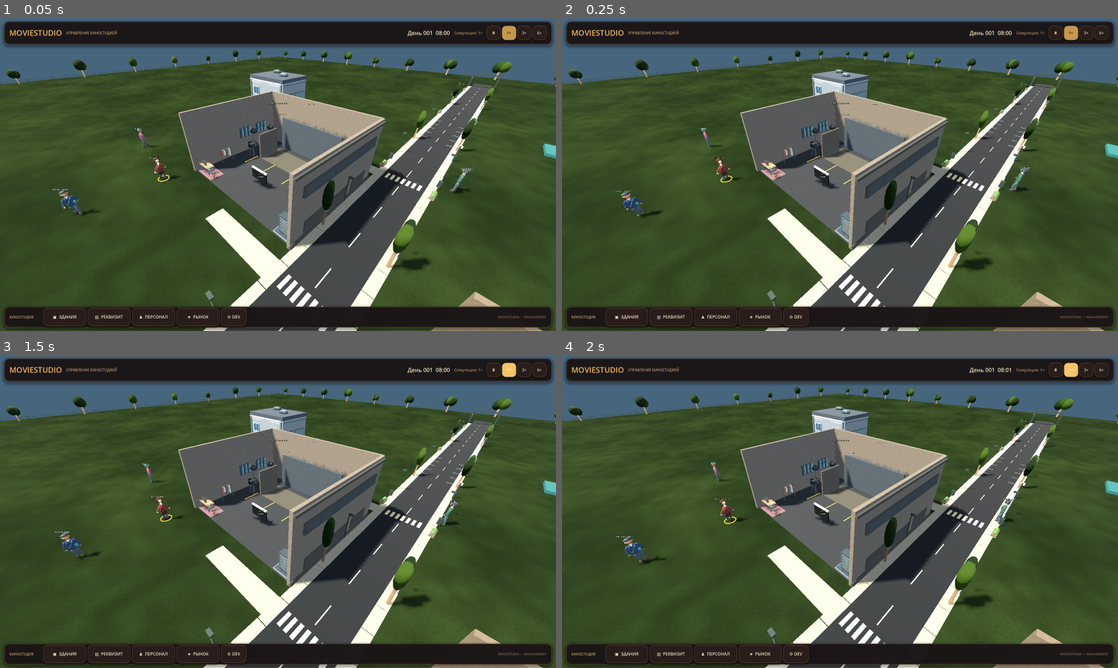
Above: before the commit, frames 1-4 (two rows, left to right).
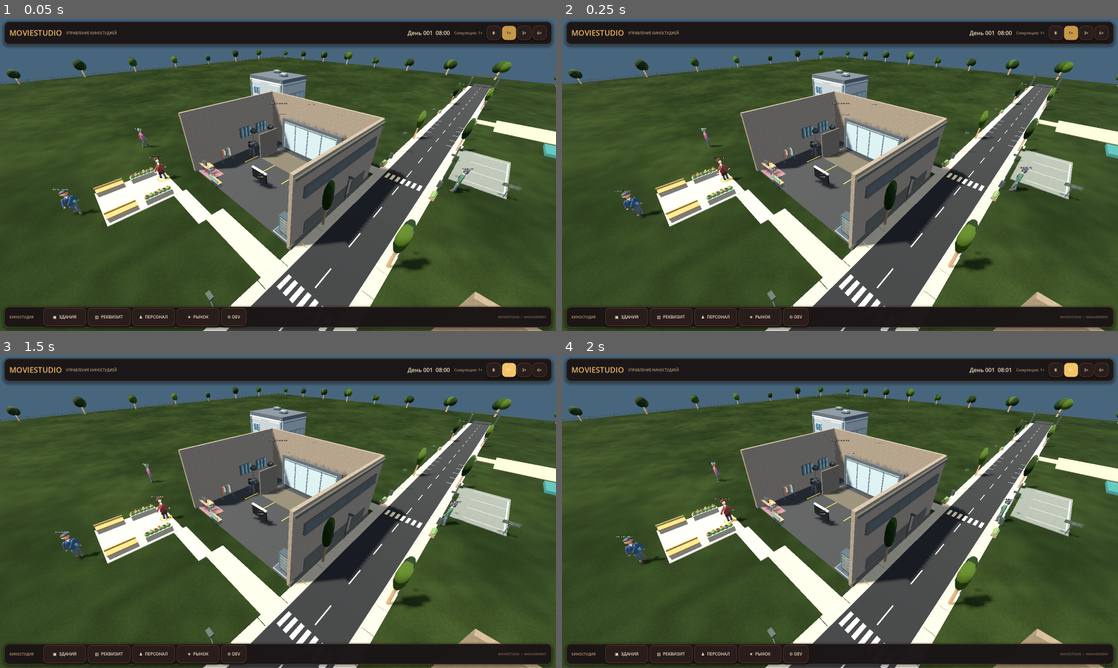
Above: after the commit, the same moments.

Repository: Teft3lb/MovieStudio
Game: Godot game, scene res://scenes/main.tscn
Two runs of this game, one before a commit and one after it. Both use one fixed random seed, a clock stepped at 60 frames per second and the inputs below.
Inputs:
- Up to frame 1 (0.05 s): no input
- Up to frame 2 (0.25 s): no input
- Up to frame 3 (1.5 s): click "Ⅱ" at 0.5 s; click "1×" at 1.25 s
- Up to frame 4 (2 s): no input

The runs differ from the first frame. In frame 1, 4.8% of the frame differs, in the area x 16-100%, y 21-100%; in frame 2, 4.8%; in frame 3, 4.8%; in frame 4, 4.8%.

Commit message:
Dress the backlot, sound stages and broadcast sets

Diff:
--- a/scenes/main.tscn
+++ b/scenes/main.tscn
@@ -26,7 +26,7 @@
 background_mode = 1
 background_color = Color(0.28, 0.40, 0.49, 1)
 ambient_light_source = 2
-ambient_light_color = Color(0.84, 0.91, 1, 1)
+ambient_light_color = Color(0.89, 0.93, 1, 1)
 ambient_light_energy = 0.49
 tonemap_mode = 2
 tonemap_exposure = 0.96
@@ -57,13 +57,15 @@
 [node name="PortraitFill" type="DirectionalLight3D" parent="."]
 rotation = Vector3(-0.43, 2.27, 0)
 light_color = Color(0.83, 0.91, 1, 1)
-light_energy = 0.24
+light_energy = 0.27
 
 [node name="Ground" type="MeshInstance3D" parent="."]
+cast_shadow = 0
 mesh = SubResource("PlaneMesh_ground")
 material_override = SubResource("Material_ground")
 
 [node name="AccessRoad" type="MeshInstance3D" parent="."]
+cast_shadow = 0
 position = Vector3(10, 0.02, 0)
 mesh = SubResource("BoxMesh_road")
 material_override = SubResource("Material_road")
--- a/scripts/presentation/studio/studio_architecture.gd
+++ b/scripts/presentation/studio/studio_architecture.gd
@@ -88,6 +88,28 @@
 			trim.append([at + Vector3(side * pane.size.x * .5, 0, 0), Vector3(.095, pane.size.y + .14, .055)])
 			trim.append([at + Vector3(0, side * pane.size.y * .5, 0), Vector3(pane.size.x + .09, .078, .065)])
 		trim.append([at, Vector3(.061, pane.size.y, .052)])
+	match type:
+		"cafeteria", "studio_lounge":
+			masonry.append([Vector3(0, lintel + .042, overhang + .014), Vector3(canopy + .045, .19, .074)])
+			for index in range(7):
+				var x: float = (index - 3) * canopy / 7.3
+				trim.append([Vector3(x, lintel + .042, overhang + .055), Vector3(canopy / 17.0, .18, .027)])
+		"costume_wardrobe", "film_promotion":
+			for side in [-1, 1]:
+				var x: float = side * (door * .5 + (span - door) * .29)
+				masonry.append([Vector3(x, 2.28, .172), Vector3(1.08, 2.38, .10)])
+				trim.append([Vector3(x, 2.28, .231), Vector3(.81, 2.08, .065)])
+				trim.append([Vector3(x, 1.21, .256), Vector3(1.10, .092, .125)])
+		"tv_studio":
+			for side in [-1, 1]:
+				for fin in range(3):
+					var x: float = side * (span * .38 + fin * .31)
+					trim.append([Vector3(x, height * .58, .195), Vector3(.10, height * .56, .135)])
+		"staff_housing", "star_bungalow":
+			for side in [-1, 1]:
+				var x: float = side * span * .42
+				trim.append([Vector3(x, 1.39, .245), Vector3(.51, .080, .23)])
+				trim.append([Vector3(x, 2.40, .225), Vector3(.64, .073, .21)])
 	var result := ArrayMesh.new()
 	_append(result, masonry, PALETTE.finish(profile[0], "concrete"))
 	_append(result, trim, PALETTE.finish(profile[1], "metal" if industrial else "paint"))
@@ -140,6 +162,9 @@
 					Vector3(.056, .048, length * .84)])
 	elif type in ["cafeteria", "studio_lounge"]:
 		housings.append([Vector3(0, height + .13, -footprint.y * .12), Vector3(footprint.x * .46, .24, 1.05)])
+	elif type in ["staff_housing", "star_bungalow"]:
+		housings.append([Vector3(-footprint.x * .25, height + .45, -.41), Vector3(.57, .93, .64)])
+		supports.append([Vector3(-footprint.x * .25, height + .95, -.41), Vector3(.71, .10, .77)])
 	var result := ArrayMesh.new()
 	_append(result, supports, PALETTE.finish(profile[0].darkened(.25), "metal"))
 	_append(result, housings, PALETTE.finish(profile[2].lightened(.18), "metal"))
--- a/scripts/presentation/studio/studio_backlot.gd
+++ b/scripts/presentation/studio/studio_backlot.gd
@@ -1,6 +1,10 @@
 extends Node3D
 
 const PALETTE = preload("res://scripts/presentation/studio/studio_surface_palette.gd")
+const RULES = preload("res://scripts/domain/studio/studio_building_placement_rules.gd")
+const FURNITURE = preload("res://scripts/presentation/studio/studio_office_furniture.gd")
+
+var _sites: Array[Node3D] = []
 
 
 func _ready() -> void:
@@ -16,6 +20,7 @@
 	var crowns: Array[Transform3D] = []
 	for side in [-1, 1]:
 		var edge: float = 10.0 + side * 2.39
+		pavers.append(_piece(Vector3(edge - side * .40, .042, 0), Vector3(.12, .105, 137.8)))
 		for tile in range(69):
 			pavers.append(_piece(Vector3(edge, .035, tile * 2.0 - 68.0), Vector3(.77, .07, 1.94)))
 		for pole in range(11):
@@ -103,6 +108,110 @@
 	signboard.outline_size = 2
 	signboard.modulate = Color("#f3ddae")
 	add_child(signboard)
+	_build_yards(cube, foliage)
+	var manager := get_node_or_null("../StudioBuildingManager") as StudioBuildingManager
+	if manager != null:
+		manager.buildings_changed.connect(_update_yards.bind(manager))
+		_update_yards.call_deferred(manager)
+
+
+func _build_yards(cube: Mesh, foliage: Mesh) -> void:
+	var courtyard := _site("CrewCourtyard", Rect2(-10, 8.5, 5.6, 6.2))
+	_batch("CourtyardPaving", cube, [
+		_piece(Vector3(-7.2, .032, 11.55), Vector3(5.6, .056, 6.1)),
+		_piece(Vector3(-2.03, .027, 8.76), Vector3(4.91, .053, 1.24)),
+	], PALETTE.finish(Color("#b39d80"), "concrete"), false).reparent(courtyard, false)
+	var beds: Array[Transform3D] = []
+	var boards: Array[Transform3D] = []
+	var leaves: Array[Transform3D] = []
+	var flowers: Array[Transform3D] = []
+	for x in [-9.36, -5.00]:
+		beds.append(_piece(Vector3(x, .30, 10.40), Vector3(.62, .60, 2.31)))
+		beds.append(_piece(Vector3(x, .245, 13.29), Vector3(.64, .49, 2.20)))
+		boards.append(_piece(Vector3(x, .51, 13.29), Vector3(.73, .085, 2.24)))
+		boards.append(_piece(Vector3(x, .87, 13.29), Vector3(.13, .14, 2.24)))
+		for index in range(6):
+			var z := 9.50 + index * .36
+			leaves.append(_piece(Vector3(x, .69, z), Vector3(.52, .33 + .07 * (index % 2), .47)))
+			flowers.append(_piece(Vector3(x + .08 * (-1 if index % 2 == 0 else 1), .87, z), Vector3(.23, .18, .22)))
+	_batch("CourtyardMasonry", cube, beds, PALETTE.finish(Color("#8d8775"), "concrete"), false).reparent(courtyard, false)
+	_batch("CourtyardBenches", cube, boards, PALETTE.finish(Color("#a67448"), "wood"), false).reparent(courtyard, false)
+	_batch("CourtyardFoliage", foliage, leaves, PALETTE.finish(Color("#587449")), false).reparent(courtyard, false)
+	var planting := StandardMaterial3D.new()
+	planting.vertex_color_use_as_albedo = true
+	planting.roughness = .88
+	_batch("CourtyardBlooms", foliage, flowers, planting, false, [
+		Color("#dd9e60"), Color("#c87887"), Color("#dbc486"), Color("#be6886"),
+	]).reparent(courtyard, false)
+
+	var parking := _site("VisitorLayby", Rect2(13.18, -21, 4.50, 9.0))
+	_batch("LaybyPaving", cube, [
+		_piece(Vector3(15.4, .033, -16.5), Vector3(4.5, .061, 9)),
+		_piece(Vector3(12.78, .032, -19.35), Vector3(1.47, .061, 1.80)),
+	],
+		PALETTE.finish(Color("#5c625e"), "concrete"), false).reparent(parking, false)
+	var lines: Array[Transform3D] = []
+	for bay in range(4):
+		lines.append(_piece(Vector3(15.91, .07, -20.32 + bay * 2.50), Vector3(3.2, .012, .08)))
+	lines.append(_piece(Vector3(17.45, .07, -16.52), Vector3(.11, .013, 7.58)))
+	_batch("VisitorBayStripes", cube, lines, PALETTE.finish(Color("#e3c68e")), false).reparent(parking, false)
+	_add_sign(parking, "P · ГОСТИ", Vector3(17.39, 1.31, -12.12))
+
+	var cargo := _site("ServiceYard", Rect2(15.3, -38.2, 10.8, 6.6))
+	_batch("ServicePaving", cube, [
+		_piece(Vector3(20.7, .031, -34.90), Vector3(10.8, .059, 6.6)),
+		_piece(Vector3(13.70, .031, -35.30), Vector3(3.42, .058, 2.34)),
+	],
+		PALETTE.finish(Color("#837b6d"), "concrete"), false).reparent(cargo, false)
+	_batch("LoadingMarkings", cube, [
+		_piece(Vector3(19.05, .068, -33.06), Vector3(6.44, .014, .10)),
+		_piece(Vector3(19.05, .068, -36.86), Vector3(6.44, .014, .10)),
+		_piece(Vector3(22.22, .068, -34.96), Vector3(.10, .014, 3.77)),
+	], PALETTE.finish(Color("#efbb5d")), false).reparent(cargo, false)
+	FURNITURE.place(cargo, "PropStock", "CargoStaging", Vector3(24.24, .060, -36.87)).scale = Vector3.ONE * 1.29
+	FURNITURE.place(cargo, "FlightCaseCart", "CargoCart", Vector3(24.41, .060, -33.10)).rotation.y = -PI * .5
+	_batch("CargoBarriers", cube, [
+		_piece(Vector3(25.47, .54, -36.31), Vector3(.13, 1.08, .13)),
+		_piece(Vector3(25.47, .54, -34.48), Vector3(.13, 1.08, .13)),
+		_piece(Vector3(25.47, .72, -35.40), Vector3(.12, .19, 1.90)),
+	], PALETTE.finish(Color("#9d7547"), "metal")).reparent(cargo, false)
+	_add_sign(cargo, "ПОГРУЗКА", Vector3(24.73, 1.36, -32.06))
+
+
+func _site(label: String, area: Rect2) -> Node3D:
+	var site := Node3D.new()
+	site.name = label
+	site.set_meta("site_area", area)
+	add_child(site)
+	_sites.append(site)
+	return site
+
+
+func _add_sign(parent: Node3D, title: String, at: Vector3) -> void:
+	_batch("WayfindingPost", BoxMesh.new(), [
+		_piece(Vector3(at.x, at.y * .5, at.z), Vector3(.067, at.y, .068)),
+		_piece(at, Vector3(1.16, .29, .075)),
+	], PALETTE.finish(Color("#4d5b56"), "metal")).reparent(parent, false)
+	var signboard := Label3D.new()
+	signboard.text = title
+	signboard.position = at + Vector3(0, 0, .049)
+	signboard.font_size = 30
+	signboard.outline_size = 5
+	signboard.pixel_size = .006
+	signboard.modulate = Color("#ead0a0")
+	parent.add_child(signboard)
+
+
+func _update_yards(manager: StudioBuildingManager) -> void:
+	for site in _sites:
+		site.visible = true
+		var area: Rect2 = site.get_meta("site_area")
+		for data in manager.get_buildings():
+			var size := RULES.get_footprint(data.building_type_id, data.rotation_degrees, data.stage_size_tier)
+			var origin := Vector2(data.position.x, data.position.z) - size * .5
+			if area.intersects(Rect2(origin, size)):
+				site.hide()
+				break
 
 
 func _tree(at: Vector3, index: int, trunks: Array[Transform3D], crowns: Array[Transform3D]) -> void:
@@ -137,7 +246,7 @@
 func _batch(
 	label: String, mesh: Mesh, transforms: Array[Transform3D], material: Material,
 	shadows: bool = true, colors: Array = []
-) -> void:
+) -> MultiMeshInstance3D:
 	var instances := MultiMesh.new()
 	instances.transform_format = MultiMesh.TRANSFORM_3D
 	instances.use_colors = not colors.is_empty()
@@ -155,3 +264,4 @@
 	if not shadows:
 		node.cast_shadow = GeometryInstance3D.SHADOW_CASTING_SETTING_OFF
 	add_child(node)
+	return node
--- a/scripts/presentation/studio/studio_building_visual_factory.gd
+++ b/scripts/presentation/studio/studio_building_visual_factory.gd
@@ -23,6 +23,7 @@
 	instance.name = node_name
 	instance.mesh = mesh
 	instance.position.y = 0.02
+	instance.cast_shadow = GeometryInstance3D.SHADOW_CASTING_SETTING_OFF
 	var hard_floor := node_name.contains("Stage") or node_name.contains("Warehouse") or node_name.contains("Editing")
 	instance.material_override = PALETTE.finish(color, "concrete" if hard_floor else "wood")
 	interior_root.add_child(instance)
--- a/scripts/presentation/studio/studio_facility_visual_builder.gd
+++ b/scripts/presentation/studio/studio_facility_visual_builder.gd
@@ -124,6 +124,7 @@
 		FURNITURE.place(_interior_root, "OfficeChair", "CampaignSeat_%d" % side, Vector3(x, 0, -1.75))
 	FURNITURE.place(_interior_root, "PrintStation", "CampaignPlotter", Vector3(4.58, 0, -3.40)).rotation.y = -PI * .5
 	FURNITURE.place(_interior_root, "ServiceCredenza", "CampaignMockupArchive", Vector3(-4.79, 0, -1.65)).rotation.y = PI * .5
+	FURNITURE.place(_interior_root, "ScriptFolio", "CampaignProofs", Vector3(-4.79, .90, -1.37)).rotation.y = PI * .39
 	FURNITURE.place(_get_wall_group("left"), "StoryBoard", "CampaignPlan", Vector3(-5.72, 1.90, 1.45)).rotation.y = PI * .5
 
 
@@ -211,6 +212,7 @@
 		FURNITURE.place(_get_wall_group("back"), "WallSconce", "WardrobeSconce_%d" % side,
 			Vector3(side * 1.58, 2.62, -depth * .5 + .23))
 	FURNITURE.place(_interior_root, "ServiceCredenza", "WardrobeTextileTable", Vector3(2.92, 0, .14)).rotation.y = -PI * .5
+	FURNITURE.place(_interior_root, "WardrobeNotions", "WardrobeSwatches", Vector3(2.92, .90, .08)).rotation.y = -PI * .5
 	FURNITURE.floor_zone(_interior_root, "TechnicalInset", "WardrobeSewingMat", Vector2(-2.74, -.42), Vector2(2.10, 1.67))
 	_wardrobe_inventory_root = Node3D.new()
 	_wardrobe_inventory_root.name = "WardrobeInventory"
@@ -647,6 +649,8 @@
 	FURNITURE.place(_interior_root, "WaterCooler", "LoungeWaterCooler", Vector3(3.0, 0, -4.45))
 	FURNITURE.place(_interior_root, "CupService", "LoungeCupService", Vector3(-0.67, 1.12, -4.34))
 	FURNITURE.place(_interior_root, "ServiceCredenza", "LoungeRefreshmentStorage", Vector3(4.53, 0, -4.63))
+	FURNITURE.place(_interior_root, "CanteenTray", "LoungeSnackTray", Vector3(4.31, .90, -4.58))
+	FURNITURE.place(_interior_root, "ScriptFolio", "LoungeReadingFolio", Vector3(.46, .65, .34)).rotation.y = -.32
 	FURNITURE.place(_get_wall_group("back"), "StoryboardFrames", "LoungeFilmStills", Vector3(0, 2.20, -depth * 0.5 + 0.23))
 	FURNITURE.place(_get_wall_group("back"), "WallClock", "LoungeClock", Vector3(2.2, 2.5, -depth * 0.5 + 0.22))
 	for side in [-1, 1]:
@@ -763,6 +767,8 @@
 		var end_x: float = side * (width * 0.5 - 1.45)
 		FURNITURE.place(_interior_root, "ClubTable", "CafeteriaBreakTable_%d" % side,
 			Vector3(end_x, 0, 3.94))
+		FURNITURE.place(_interior_root, "CanteenTray", "CafeteriaBreakTray_%d" % side,
+			Vector3(end_x - .42, .65, 4.15)).rotation.y = side * .25
 		FURNITURE.place(_interior_root, "ClubChair", "CafeteriaBreakChair_%d" % side,
 			Vector3(end_x, 0, 2.94))
 
--- a/scripts/presentation/studio/studio_office_furniture.gd
+++ b/scripts/presentation/studio/studio_office_furniture.gd
@@ -5,22 +5,28 @@
 	"CableRun", "StoryBoard", "TaskLamp", "PreviewWall", "ServingLine", "WallClock", "CupService",
 	"DiningInset", "RestInset", "TechnicalInset", "StoryboardFrames", "CafeMenu", "WallSconce",
 	"AcousticBaffles", "StudioSpeaker",
+	"ScriptFolio", "WardrobeNotions", "CanteenTray", "FoleyReels", "StageReadinessBoard",
+	"OfficeKeyboard", "AudioMixer",
 ]
 
 static var _meshes: Dictionary[String, Mesh] = {}
 
 
-static func place(
-	parent: Node3D, asset: String, node_name: String, location: Vector3, blocks_passage: bool = false
-) -> MeshInstance3D:
+static func _get_mesh(asset: String) -> Mesh:
 	if _meshes.is_empty():
 		var library := LIBRARY.instantiate()
 		for part in library.find_children("*", "MeshInstance3D", true, false):
 			_meshes[part.name] = part.mesh
 		library.free()
+	return _meshes[asset]
+
+
+static func place(
+	parent: Node3D, asset: String, node_name: String, location: Vector3, blocks_passage: bool = false
+) -> MeshInstance3D:
 	var piece := MeshInstance3D.new()
 	piece.name = node_name
-	piece.mesh = _meshes[asset]
+	piece.mesh = _get_mesh(asset)
 	piece.position = location
 	if asset in SMALL_DETAILS:
 		piece.cast_shadow = GeometryInstance3D.SHADOW_CASTING_SETTING_OFF
@@ -30,6 +36,24 @@
 	return piece
 
 
+static func place_batch(
+	parent: Node3D, asset: String, node_name: String, transforms: Array[Transform3D], visible_distance: float = 0
+) -> void:
+	var batch := MultiMesh.new()
+	batch.transform_format = MultiMesh.TRANSFORM_3D
+	batch.mesh = _get_mesh(asset)
+	batch.instance_count = transforms.size()
+	for index in transforms.size():
+		batch.set_instance_transform(index, transforms[index])
+	var piece := MultiMeshInstance3D.new()
+	piece.name = node_name
+	piece.multimesh = batch
+	piece.cast_shadow = GeometryInstance3D.SHADOW_CASTING_SETTING_OFF
+	piece.visibility_range_end = visible_distance
+	piece.visibility_range_end_margin = 2.0
+	parent.add_child(piece)
+
+
 static func floor_zone(
 	parent: Node3D, asset: String, node_name: String, center: Vector2, size: Vector2
 ) -> void:
--- a/scripts/presentation/studio/studio_office_visual_builder.gd
+++ b/scripts/presentation/studio/studio_office_visual_builder.gd
@@ -109,6 +109,7 @@
 	_build_editing_suite_interior(width, depth)
 
 func _build_editing_suite_interior(width: float, depth: float) -> void:
+	var reels: Array[Transform3D] = []
 	for slot_index in range(3):
 		var desk_x: float = float(slot_index - 1) * 3.0
 		var keyboard := Vector3(desk_x, 0.9, -0.17)
@@ -121,6 +122,8 @@
 		FURNITURE.place(_interior_root, "OfficeKeyboard", "EditingKeyboard_%d" % slot_index, keyboard)
 		FURNITURE.place(_interior_root, "AudioMixer", "AudioMixer_%d" % slot_index,
 			Vector3(desk_x + 0.77, 0.9, -0.31))
+		if slot_index != 0:
+			reels.append(Transform3D(Basis.IDENTITY, Vector3(desk_x - .71, .90, -.30)))
 		for side in [-1, 1]:
 			FURNITURE.place(_interior_root, "StudioSpeaker", "EditingSpeaker_%d_%d" % [slot_index, side],
 				Vector3(desk_x + side * 1.02, 0.9, -0.87))
@@ -128,6 +131,7 @@
 			FURNITURE.place(_interior_root, "TaskLamp", "EditingLamp_%d" % slot_index,
 				Vector3(desk_x - 0.91, 0.9, -0.68))
 		_add_workstation(slot_index, Vector3(desk_x, 0, 0.47), keyboard)
+	FURNITURE.place_batch(_interior_root, "FoleyReels", "EditingReels", reels, 38.0)
 
 	FURNITURE.place(_interior_root, "PreviewWall", "EditingReferenceDisplay",
 		Vector3(0.0, 2.25, -depth * 0.5 + 0.25))
@@ -221,6 +225,7 @@
 	_build_script_department_interior(width, depth)
 
 func _build_script_department_interior(width: float, depth: float) -> void:
+	var drafts: Array[Transform3D] = []
 	for slot_index in range(3):
 		var desk_x: float = float(slot_index - 1) * 2.35
 		var desk_name: String = "WriterDesk" if slot_index == 0 else "WriterDesk%d" % (slot_index + 1)
@@ -232,7 +237,11 @@
 		FURNITURE.place(_interior_root, "OfficeKeyboard", "WriterKeyboard_%d" % slot_index, keyboard)
 		FURNITURE.place(_interior_root, "TaskLamp", "WriterLamp_%d" % slot_index,
 			Vector3(desk_x - 0.63, 0.9, -1.13))
+		if slot_index != 1:
+			var heading := Basis(Vector3.UP, .16 * (slot_index - 1))
+			drafts.append(Transform3D(heading, Vector3(desk_x + .62, .90, -.71)))
 		_add_workstation(slot_index, Vector3(desk_x, 0, 0.04), keyboard)
+	FURNITURE.place_batch(_interior_root, "ScriptFolio", "WriterDrafts", drafts, 38.0)
 
 	FURNITURE.place(_interior_root, "ScriptLibrary", "Bookshelf",
 		Vector3(-width * 0.5 + 0.46, 0, -0.72)).rotation.y = PI / 2.0
--- a/scripts/presentation/studio/studio_sound_stage_visual_builder.gd
+++ b/scripts/presentation/studio/studio_sound_stage_visual_builder.gd
@@ -377,7 +377,7 @@
 	FURNITURE.place(_interior_root, "EquipmentRack", "SmallStageEquipmentRack",
 		Vector3(3.75, 0, 2.55)).scale.x = 0.7
 	_place_director_desk("SmallStageDirectorDesk", Vector3(-3.65, 0.42, 2.55), 0.71)
-	FURNITURE.place(_interior_root, "OfficeMonitor", "SmallStageMonitor", Vector3(-3.65, 0.90, 2.72)).rotation.y = PI
+	FURNITURE.place(_interior_root, "PlaybackMonitor", "SmallStageMonitor", Vector3(-3.65, 0.90, 2.72)).rotation.y = PI
 	FURNITURE.place(_interior_root, "CableRun", "SmallStageCableRun", Vector3(4.13, 0, 0.90))
 	FURNITURE.place(_interior_root, "FlightCaseCart", "SmallStageFlightCase", Vector3(2.47, 0, 2.88))
 	FURNITURE.floor_zone(_interior_root, "TechnicalInset", "SmallStagePrepZone", Vector2(3.57, 2.74), Vector2(2.64, 1.82))
@@ -386,6 +386,8 @@
 	FURNITURE.place(_interior_root, "CableReel", "SmallStageCableReel", Vector3(4.58, 0, -.29))
 	FURNITURE.place(_interior_root, "WorkshopBench", "SmallStagePrepBench", Vector3(4.37, 0, -1.67), true).rotation.y = -PI * .5
 	_dress_stage_walls(5.0, 4.0)
+	_build_scenic_backdrop(3, 2.92, -3.16)
+	FURNITURE.place(_interior_root, "StageWaitBench", "SmallStageHoldingBench", Vector3(-4.53, 0, -1.22), true).rotation.y = PI * .5
 	_create_film_slate()
 	_workplace_points = [
 		Vector3(-1.35, 0.0, -1.1),
@@ -466,7 +468,7 @@
 	FURNITURE.place(_interior_root, "EquipmentRack", "TechnicalEquipmentRack",
 		Vector3(6.0, 0, 5.0)).scale.x = 1.0
 	_place_director_desk("DirectorMonitorDesk", Vector3(-5.9, 0.48, 5.0), 1.0)
-	FURNITURE.place(_interior_root, "OfficeMonitor", "DirectorMonitor", Vector3(-5.9, 0.9, 5.19)).rotation.y = PI
+	FURNITURE.place(_interior_root, "PlaybackMonitor", "DirectorMonitor", Vector3(-5.9, 0.9, 5.19)).rotation.y = PI
 	FURNITURE.place(_interior_root, "CableRun", "StageCableRun", Vector3(6.4, 0, 1.5))
 	FURNITURE.place(_interior_root, "FlightCaseCart", "StageFlightCase", Vector3(5.9, 0, 3.65))
 	FURNITURE.place(_interior_root, "CostumeRail", "StageCostumeRail", Vector3(-6.25, 0, 2.2)).rotation.y = PI * 0.5
@@ -481,6 +483,8 @@
 	stock.rotation.y = -PI * .5
 	stock.scale = Vector3.ONE * .56
 	_dress_stage_walls(7.0, 6.0)
+	_build_scenic_backdrop(4, 3.64, -4.84)
+	FURNITURE.place(_interior_root, "StageWaitBench", "StageHoldingBench", Vector3(-3.18, 0, 5.56), true).rotation.y = PI
 	_create_film_slate()
 	_workplace_points = [
 		Vector3(-1.8, 0.0, -1.6),
@@ -556,7 +560,7 @@
 		Vector3(9.2, 0, 6.8)).scale.x = 1.3
 	_place_director_desk("HighBayDirectorControlDesk", Vector3(-9.2, 0.55, 6.8), 1.36)
 	for index in range(2):
-		FURNITURE.place(_interior_root, "OfficeMonitor", "HighBayDirectorControlMonitor_%d" % index,
+		FURNITURE.place(_interior_root, "PlaybackMonitor", "HighBayDirectorControlMonitor_%d" % index,
 			Vector3(-9.2 + (index - 0.5) * 0.88, 0.9, 6.99)).rotation.y = PI
 	for side in [-1, 1]:
 		FURNITURE.place(_interior_root, "CableRun", "HighBayCableRun_%d" % side, Vector3(side * 9.5, 0, 3.2))
@@ -575,6 +579,8 @@
 	FURNITURE.place(_interior_root, "DirectorChair", "HighBayDirectorSeat", Vector3(-10.25, 0, 6.03)).rotation.y = PI * .39
 	FURNITURE.place(_interior_root, "EquipmentRack", "HighBaySceneryStore", Vector3(-9.71, 0, -6.98)).rotation.y = PI * .5
 	_dress_stage_walls(11.0, 9.0)
+	_build_scenic_backdrop(7, 4.64, -7.02)
+	FURNITURE.place(_interior_root, "StageWaitBench", "HighBayHoldingBench", Vector3(-10.40, 0, 3.29), true).rotation.y = PI * .5
 	_create_film_slate()
 	_workplace_points = [
 		Vector3(-4.0, 0.0, -3.0),
@@ -602,5 +608,14 @@
 			FURNITURE.place(group, "AcousticBaffles", "StageAcousticBay_%d" % bay,
 				Vector3(x, 2.51, z)).rotation.y = -side * PI * .5
 	var right := _actor.call("get_wall_group_for_visual_builder", "right") as Node3D
-	FURNITURE.place(right, "StoryBoard", "StageCallboard",
+	FURNITURE.place(right, "StageReadinessBoard", "StageCallboard",
 		Vector3(half_width - .23, 2.36, half_depth * .47)).rotation.y = -PI * .5
+
+
+func _build_scenic_backdrop(count: int, height: float, z: float) -> void:
+	var bays: Array[Transform3D] = []
+	var basis := Basis.from_scale(Vector3(1.0, height / 2.35, 1.0))
+	for index in count:
+		var x := (index - (count - 1) * .5) * 1.84
+		bays.append(Transform3D(basis, Vector3(x, .035, z)))
+	FURNITURE.place_batch(_interior_root, "ScenicBackdropBay", "ScenicBackdropPanels", bays)
--- a/scripts/presentation/studio/studio_tv_studio_visual_builder.gd
+++ b/scripts/presentation/studio/studio_tv_studio_visual_builder.gd
@@ -125,7 +125,6 @@
 	var stage_color: Color = Color(0.18, 0.22, 0.27)
 	var metal_color: Color = Color(0.34, 0.42, 0.48)
 	var equipment_color: Color = Color(0.07, 0.10, 0.14)
-	var accent_color: Color = Color(0.10, 0.48, 0.62)
 
 	_create_box(
 		_interior_root,
@@ -148,39 +147,15 @@
 	)
 	for panel_index in range(5):
 		var panel_x: float = -5.6 + float(panel_index) * 2.8
-		_create_box(
-			led_wall,
-			"TVStudioLEDPanel_%d" % panel_index,
-			Vector3(2.65, 3.55, 0.08),
-			Color(0.08, 0.24 + float(panel_index % 2) * 0.06, 0.34, 1.0),
-			Vector3(panel_x, 3.05, 0.18)
-		)
+		var panel_asset := "BroadcastPanelWarm" if panel_index == 2 else "BroadcastPanelCool"
+		FURNITURE.place(led_wall, panel_asset, "TVStudioLEDPanel_%d" % panel_index,
+			Vector3(panel_x, 3.05, .18))
 
 	var host_desk := Node3D.new()
 	host_desk.name = "TVStudioHostDesk"
 	host_desk.position = Vector3(0.0, 0.0, -2.5)
 	_interior_root.add_child(host_desk)
-	_create_box(
-		host_desk,
-		"TVStudioHostDeskBase",
-		Vector3(4.6, 0.88, 1.15),
-		equipment_color,
-		Vector3(0.0, 0.55, 0.0)
-	)
-	_create_box(
-		host_desk,
-		"TVStudioHostDeskTop",
-		Vector3(4.9, 0.16, 1.3),
-		metal_color,
-		Vector3(0.0, 1.05, 0.0)
-	)
-	_create_box(
-		host_desk,
-		"TVStudioHostDeskFront",
-		Vector3(3.2, 0.32, 0.08),
-		accent_color,
-		Vector3(0.0, 0.55, 0.59)
-	)
+	FURNITURE.place(host_desk, "BroadcastDesk", "TVStudioHostDeskTop", Vector3.ZERO)
 
 	for guest_index in range(2):
 		var guest_x: float = -2.3 if guest_index == 0 else 2.3
@@ -206,13 +181,8 @@
 	)
 	for light_index in range(6):
 		var light_x: float = -6.0 + float(light_index) * 2.4
-		_create_box(
-			_interior_root,
-			"TVStudioSoftbox_%d" % light_index,
-			Vector3(1.25, 0.2, 0.8),
-			Color(0.78, 0.82, 0.78),
-			Vector3(light_x, 5.85, -1.0)
-		)
+		FURNITURE.place(_interior_root, "BroadcastSoftbox", "TVStudioSoftbox_%d" % light_index,
+			Vector3(light_x, 5.87, -1.0))
 		_create_box(
 			_interior_root,
 			"TVStudioLightMount_%d" % light_index,
@@ -252,13 +222,12 @@
 	)
 	for monitor_index in range(4):
 		var monitor_x: float = -1.45 + float(monitor_index) * 0.96
-		_create_box(
-			control_desk,
-			"TVStudioControlMonitor_%d" % monitor_index,
-			Vector3(0.82, 0.62, 0.08),
-			Color(0.08, 0.34, 0.43),
-			Vector3(monitor_x, 1.58, -0.39)
-		)
+		FURNITURE.place(control_desk, "PlaybackMonitor", "TVStudioControlMonitor_%d" % monitor_index,
+			Vector3(monitor_x, 1.27, -.38)).scale = Vector3(.99, 1.35, 1.0)
+
+	for side in [-1, 1]:
+		_create_box(_interior_root, "TVStudioTrussUpright_%d" % side,
+			Vector3(.15, 1.63, .16), metal_color, Vector3(side * 6.9, 7.29, -1.0))
 
 	FURNITURE.place(host_desk, "CupService", "HostDeskService", Vector3(-1.55, 1.13, .11))
 	FURNITURE.place(_interior_root, "DirectorChair", "TVHostChair", Vector3(1.1, .23, -3.54)).rotation.y = PI
--- a/tests/studio_world_bootstrap_smoke_test.gd
+++ b/tests/studio_world_bootstrap_smoke_test.gd
@@ -73,6 +73,10 @@
 		bool(building_manager.call("is_startup_content_ready")),
 		"The building manager must report a complete world and UI bootstrap."
 	)
+	var courtyard := game_root.get_node("Backlot/CrewCourtyard") as Node3D
+	_expect(courtyard.visible, "The unoccupied backlot courtyard should be visible.")
+	building_manager.call("_create_building", "script_department", Vector3(-7, 0, 11.6), 90.0)
+	_expect(not courtyard.visible, "A placed building should take precedence over decorative yards.")
 
 	game_root.queue_free()
 	await process_frame
Binary file changed: assets/models/furniture/office_furniture.glb
Not shown, changed: art_source/furniture/office_furniture.blend
